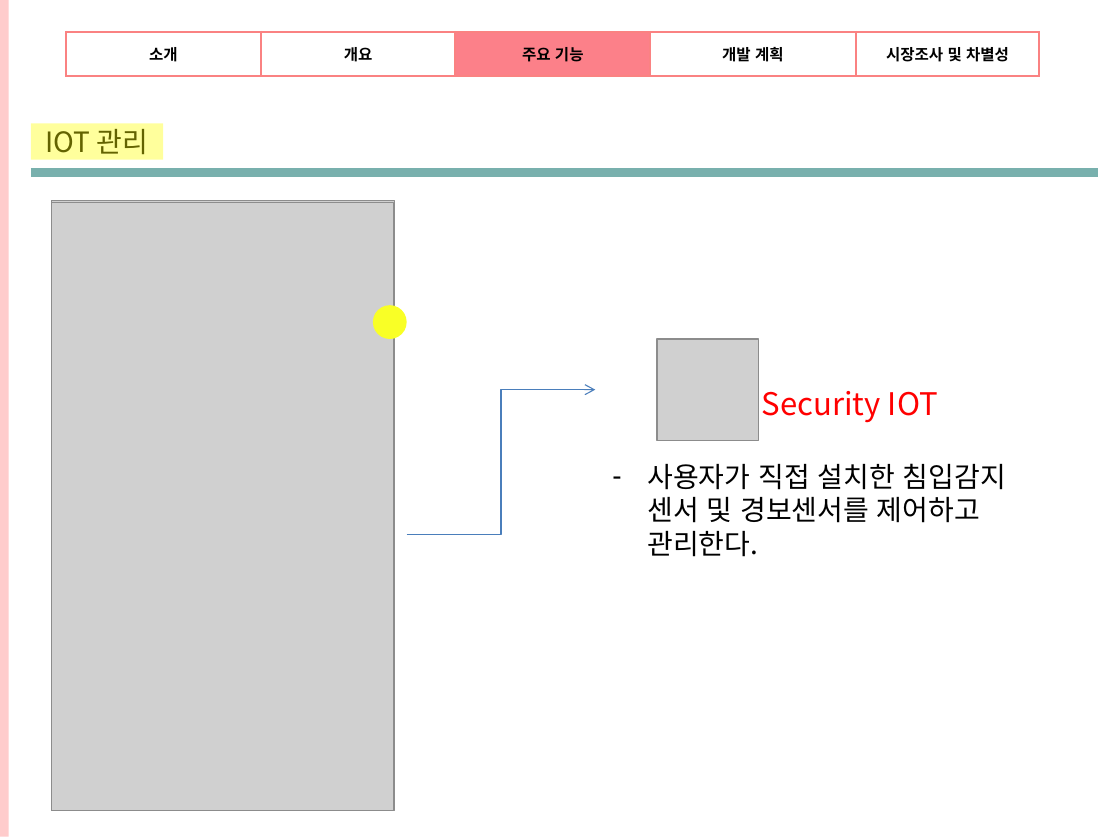
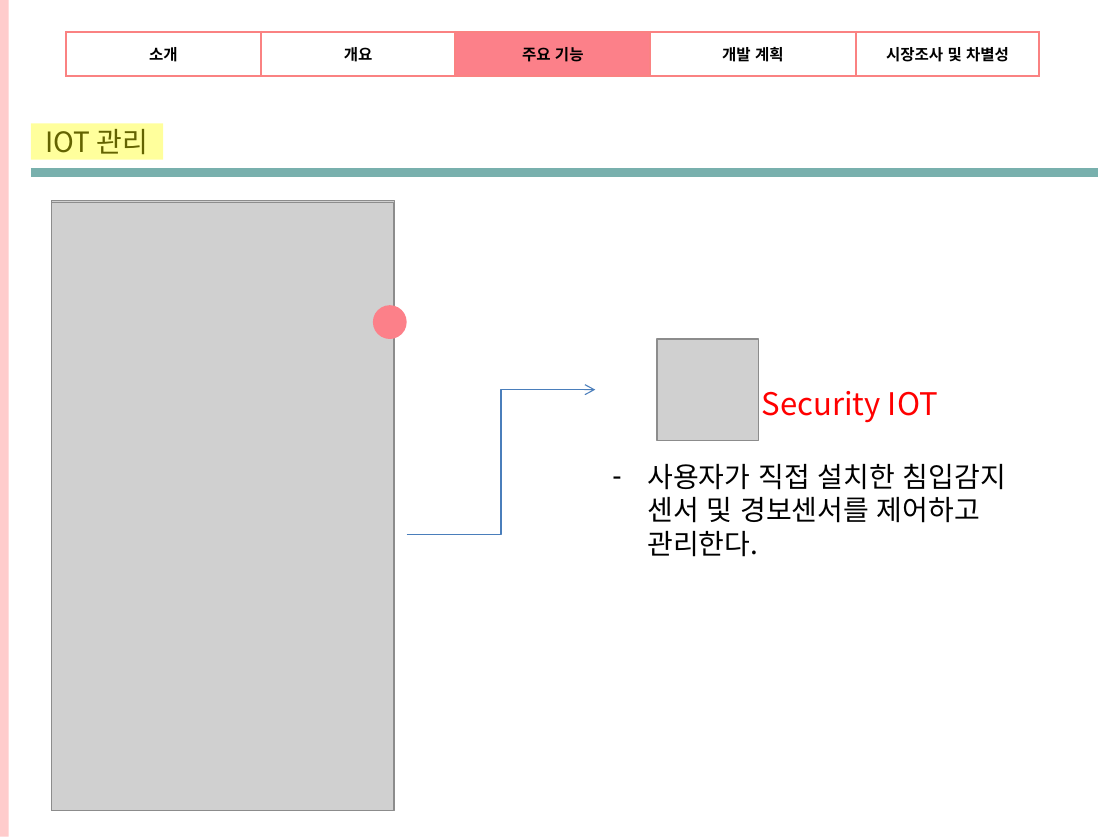
Before and after one commit to OriginalNetworkExperts/SystemConstruct, a slide deck: slide 12 of 시스템분석설계ppt.pptx. Drawn at 1120x840 pixels with LibreOffice and Linux fonts; fonts in the diff are those of the drawing; grey boxes stand for pictures; background and template pictures are left out. Boxes give left, top, right and bottom in pixels: in the first picture for what was removed or moved away, otherwise in the second. Text is boxed around its words. In the diff, an @@ line names an element or a change of style, - is before the commit and + after.

```diff
--- a/시스템분석설계ppt.pptx
+++ b/시스템분석설계ppt.pptx
@@ ellipse at [373, 305, 407, 338]: fill #F9FF26 to #FC8089 @@
```
Also in this commit, not shown: 7 other slides changed.
